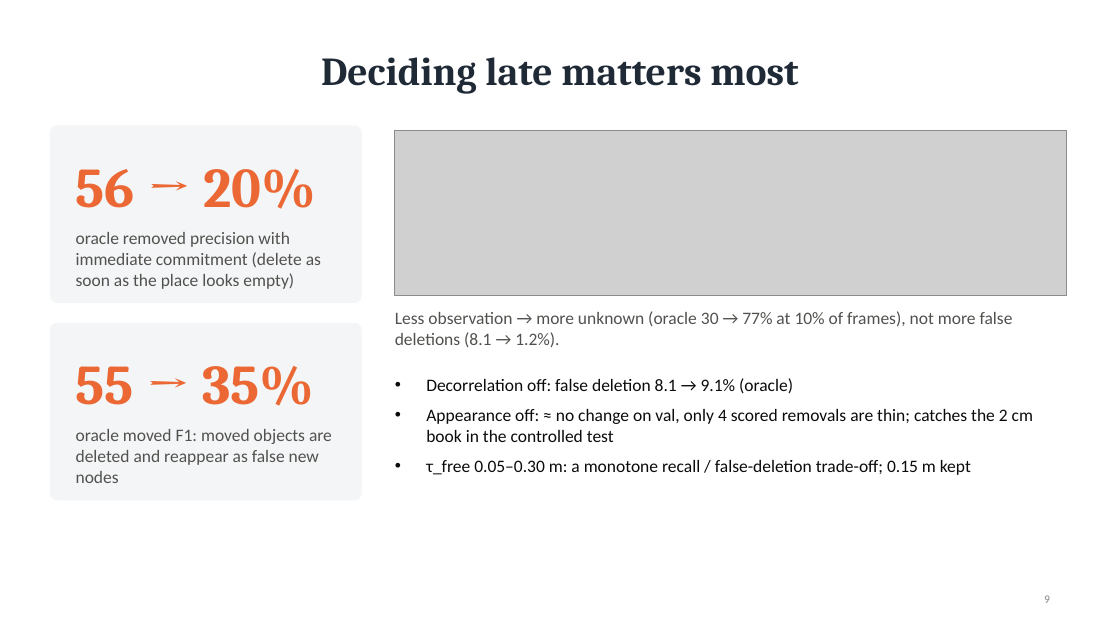
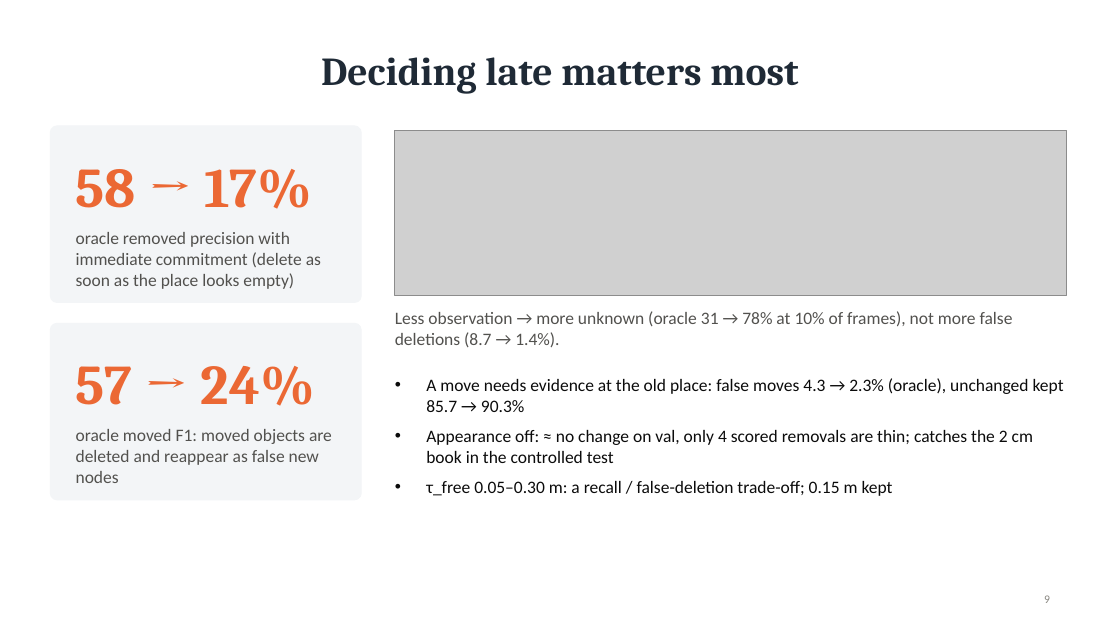
Before and after one commit to ErikSedlak/Task2DTL, a slide deck: slide 9 of docs/slides.pptx. Drawn at 1120x630 pixels with LibreOffice and Linux fonts; fonts in the diff are those of the drawing; grey boxes stand for pictures. Boxes give left, top, right and bottom in pixels: in the first picture for what was removed or moved away, otherwise in the second. Text is boxed around its words. In the diff, an @@ line names an element or a change of style, - is before the commit and + after.

```diff
--- a/docs/slides.pptx
+++ b/docs/slides.pptx
@@ text at (76, 169, 312, 209): text changed @@
-56 → 20%
+58 → 17%
@@ text at (395, 311, 1013, 347): text changed @@
-Less observation → more unknown (oracle 30 → 77% at 10% of frames), not more false deletions (8.1 → 1.2%).
+Less observation → more unknown (oracle 31 → 78% at 10% of frames), not more false deletions (8.7 → 1.4%).
@@ text at (76, 366, 315, 406): text changed @@
-55 → 35%
+57 → 24%
@@ text at (426, 378, 1064, 412): text changed @@
-• Decorrelation off: false deletion 8.1 → 9.1% (oracle)
+• A move needs evidence at the old place: false moves 4.3 → 2.3% (oracle), unchanged kept 85.7 → 90.3%
@@ text at (426, 481, 893, 496): text changed @@
-• τ_free 0.05–0.30 m: a monotone recall / false-deletion trade-off; 0.15 m kept
+• τ_free 0.05–0.30 m: a recall / false-deletion trade-off; 0.15 m kept
```
Also in this commit, not shown: 8 other slides changed, 1 slide added, 14 other files.
